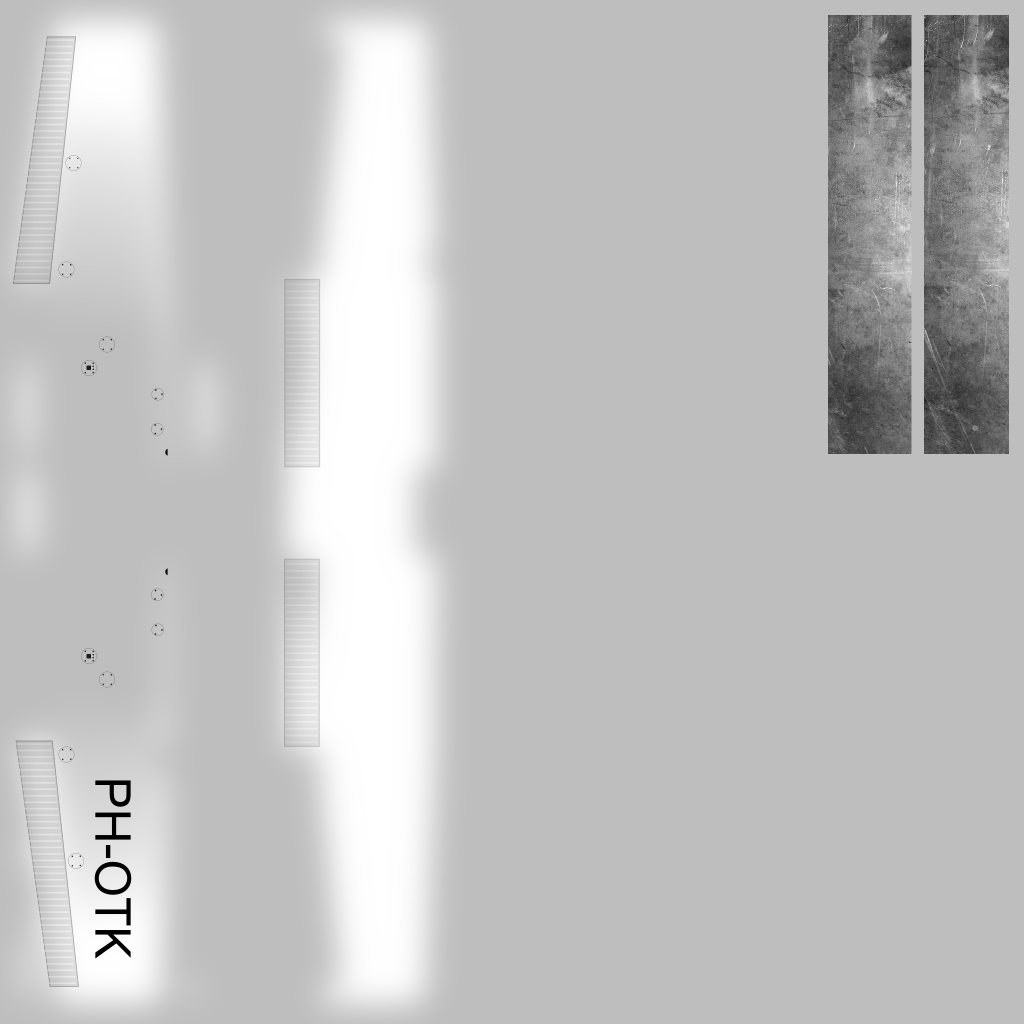
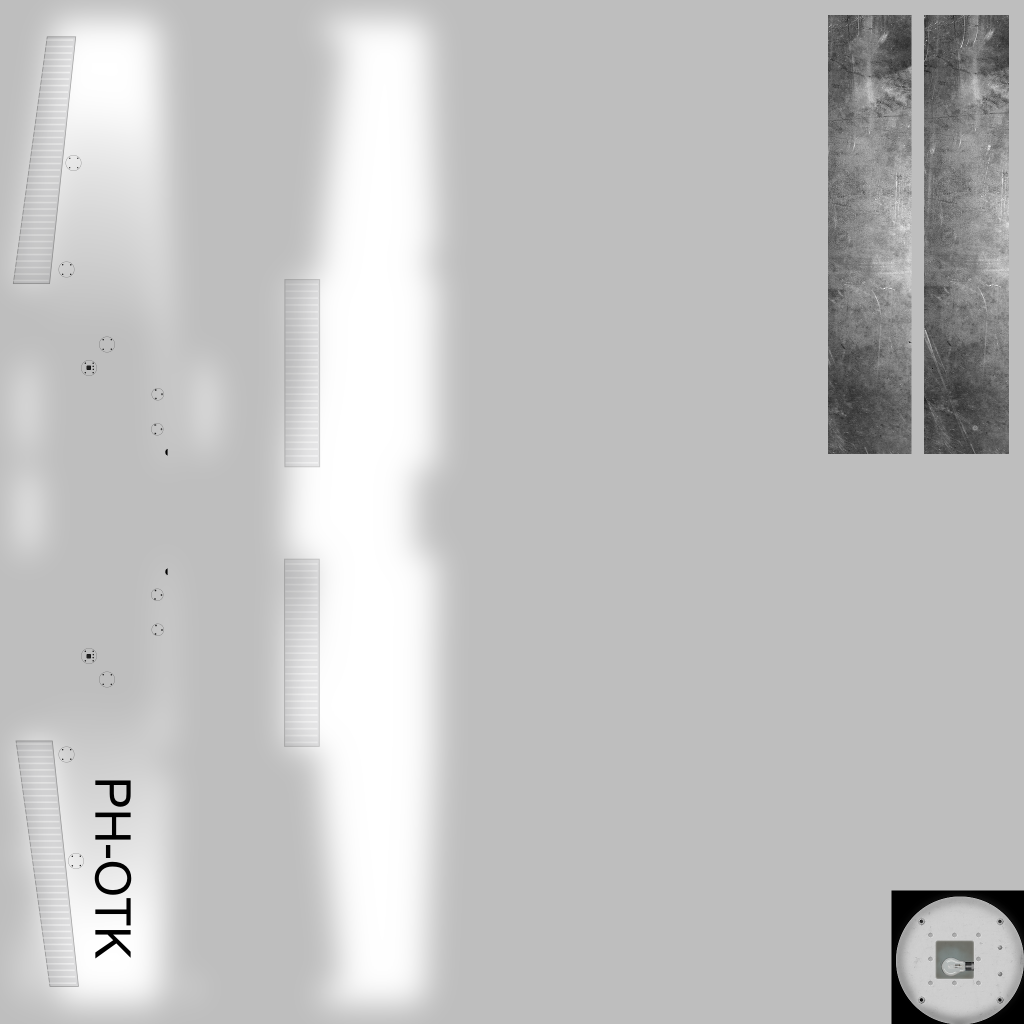
Comparing the layer stacks of the two 1024 × 1024 images. Changes:
added layer "Clipboard #3" above "Clipboard #2" over left=891, top=890, right=1024, bottom=1024
